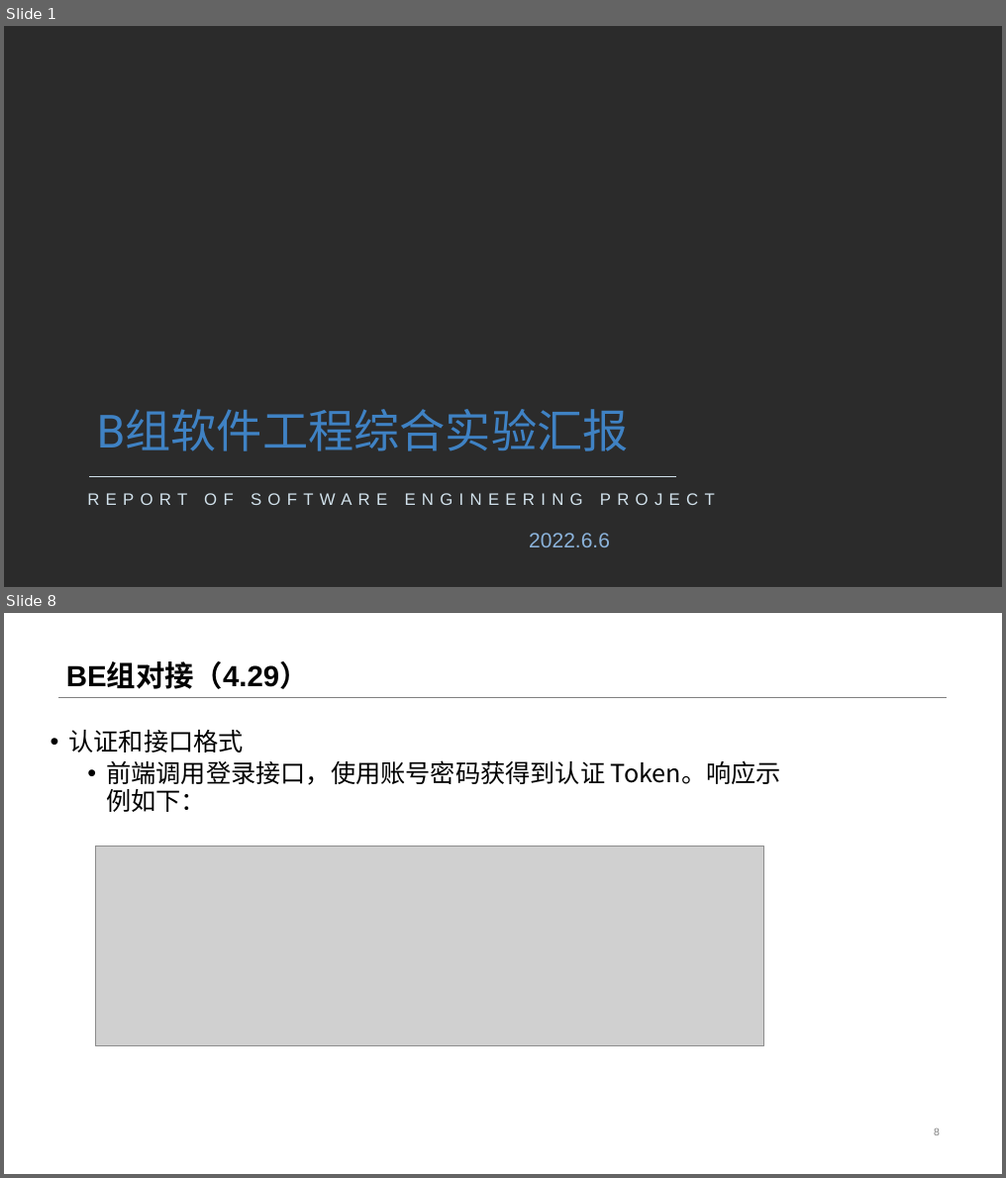
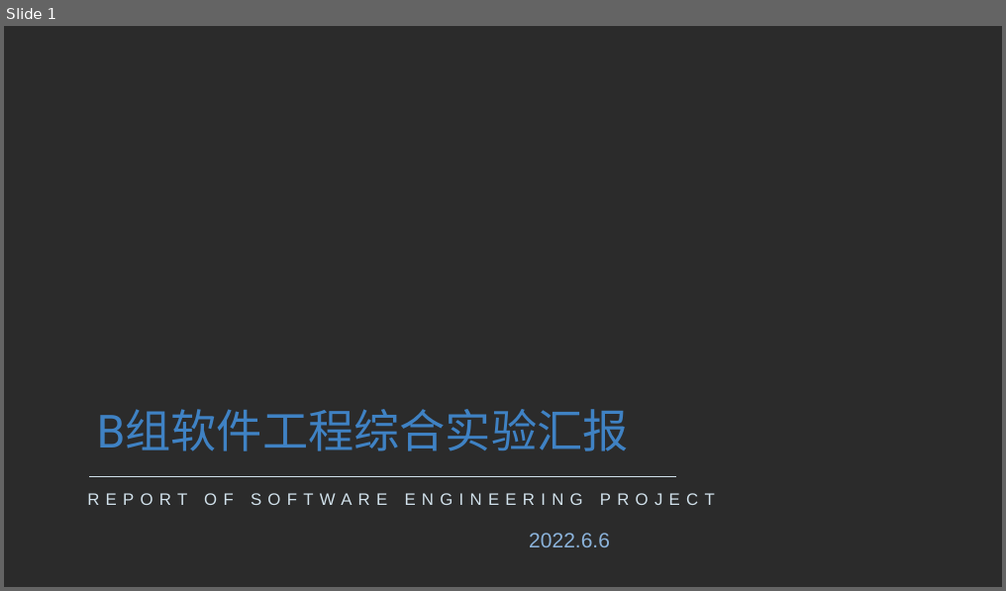
Before and after one commit to NJU610/NJUTesting, a slide deck: 文档/汇报ppt/6.6汇报.pptx. Shown one above the other, each under a label of ours: slides 1 and 8 before the commit, slide 1 after it; the slides between them are not shown. The pictures are 1006x1178 and 1006x591 pixels, drawn with LibreOffice and Linux fonts; fonts in the diff are those of the drawing; grey boxes stand for pictures; background and template pictures are left out; a plain dark background stands for a picture behind light text. Boxes give left, top, right and bottom in pixels: in the first picture for what was removed or moved away, otherwise in the second. Text is boxed around its words. In the diff, an @@ line names an element or a change of style, - is before the commit and + after.

```diff
--- a/文档/汇报ppt/6.6汇报.pptx
+++ b/文档/汇报ppt/6.6汇报.pptx
@@ slide 8 removed at bbox=[4, 613, 1002, 1174], background #FFFFFF @@
@@ title removed at bbox=[66, 663, 309, 689] @@
-BE组对接（4.29）
@@ line removed from (58, 697) to (947, 697) @@
@@ text removed at bbox=[68, 730, 781, 812] @@
-• 认证和接口格式
-  • 前端调⽤登录接⼝，使⽤账号密码获得到认证 Token。响应⽰例如下：
@@ picture removed at bbox=[95, 846, 764, 1046] @@
@@ page number removed at bbox=[934, 1129, 940, 1136] @@
-8
```
Also in this commit, not shown: 9 slides changed, 7 slides added, 6 other slides removed.
